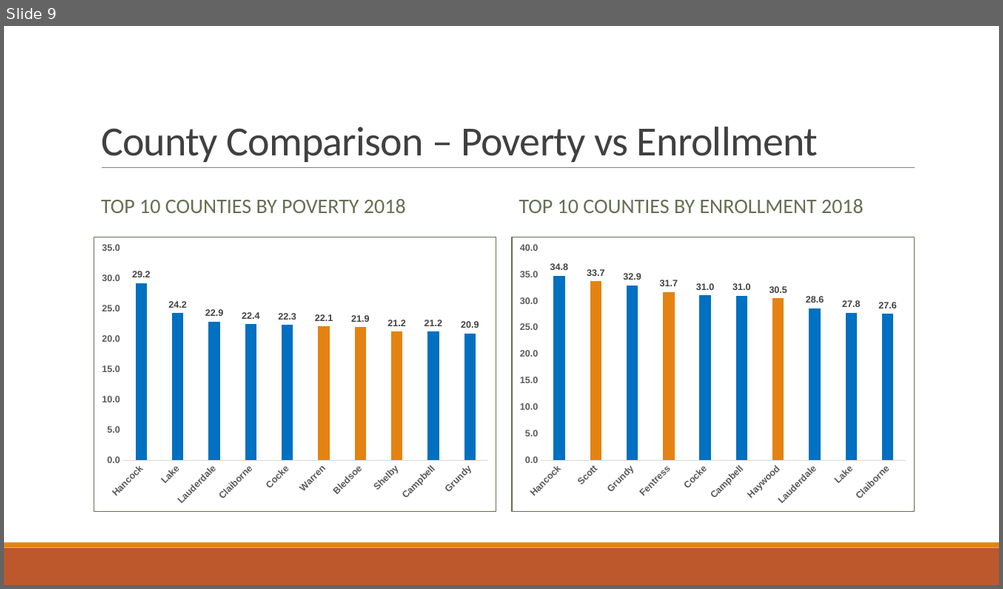
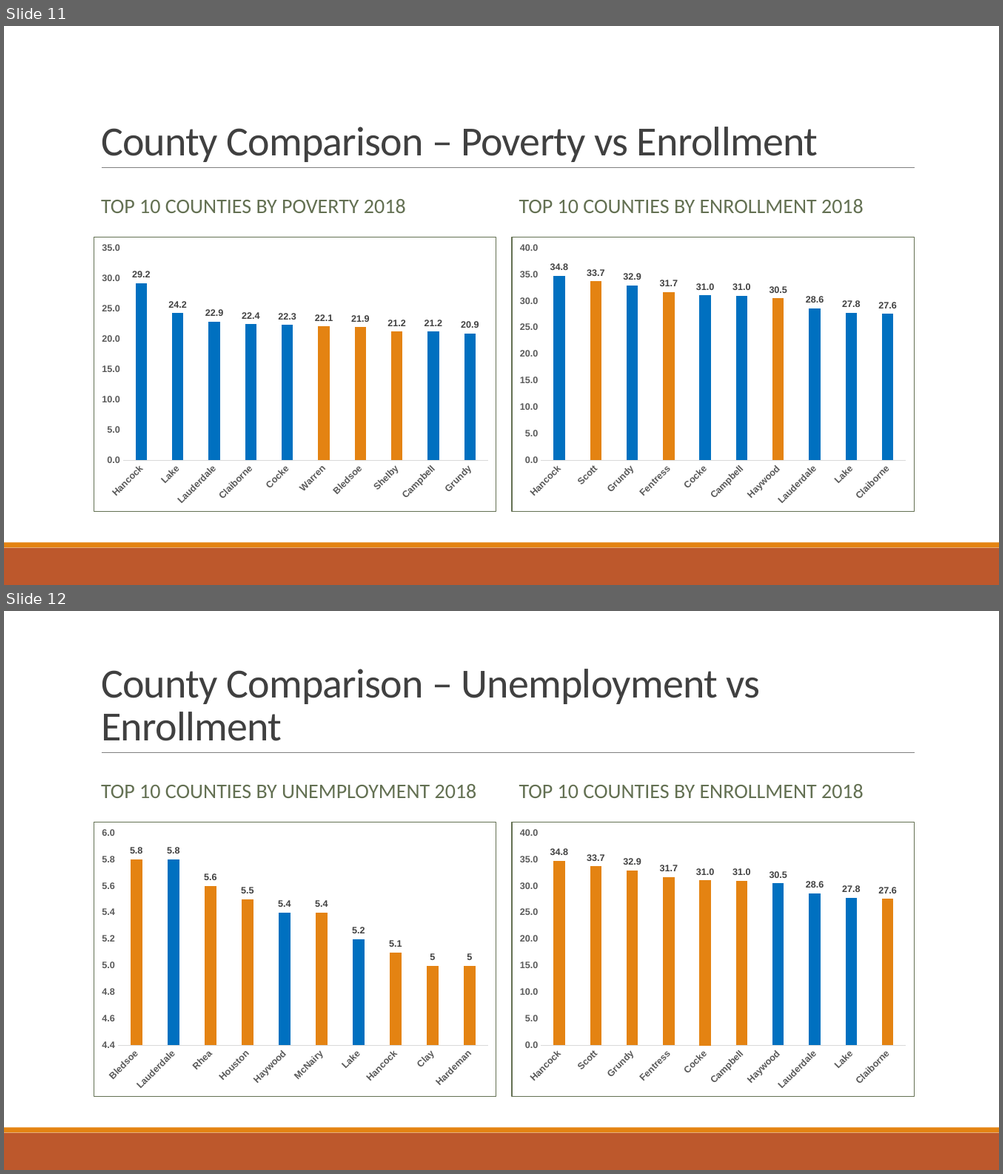
Before and after one commit to bryanclanton/TennCare-Enrollment-Analysis, a slide deck: Impacts to TennCare.pptx. Shown one above the other, each under a label of ours: slide 9 before the commit, slides 11 and 12 after it. The pictures are 1003x589 and 1003x1174 pixels, drawn with LibreOffice and Linux fonts; fonts in the diff are those of the drawing. Boxes give left, top, right and bottom in pixels: in the first picture for what was removed or moved away, otherwise in the second. Text is boxed around its words. In the diff, an @@ line names an element or a change of style, - is before the commit and + after.

```diff
--- a/Impacts to TennCare.pptx
+++ b/Impacts to TennCare.pptx
@@ slide 12 added at [4, 611, 999, 1170], background #FFFFFF; not listed: 3 template elements that a slide beside it also shows @@
@@ title added at [101, 669, 760, 741], 40 pt, text #404040 @@
+County Comparison – Unemployment vs Enrollment
@@ text added at [101, 784, 477, 798], 20 pt, text #637052 @@
+TOP 10 COUNTIES BY UNEMPLOYMENT 2018
@@ text added at [519, 784, 863, 798], 20 pt, text #637052 @@
+TOP 10 COUNTIES BY ENROLLMENT 2018
@@ column chart added at [94, 821, 496, 1096] @@
+categories: Bledsoe, Lauderdale, Rhea, Houston, Haywood, McNairy, Lake, Hancock, Clay, Hardeman
+Series 1: 5.8, 5.8, 5.6, 5.5, 5.4, 5.4, 5.2, 5.1, 5, 5
@@ column chart added at [512, 821, 914, 1096] @@
+categories: Hancock, Scott, Grundy, Fentress, Cocke, Campbell, Haywood, Lauderdale, Lake, Claiborne
+Series 1: 34.8, 33.7, 32.9, 31.7, 31, 31, 30.5, 28.6, 27.8, 27.6
@@ what was slide 9 is now slide 11 @@
```
Also in this commit, not shown: 1 slide changed, 3 other slides added, 4 other files.
